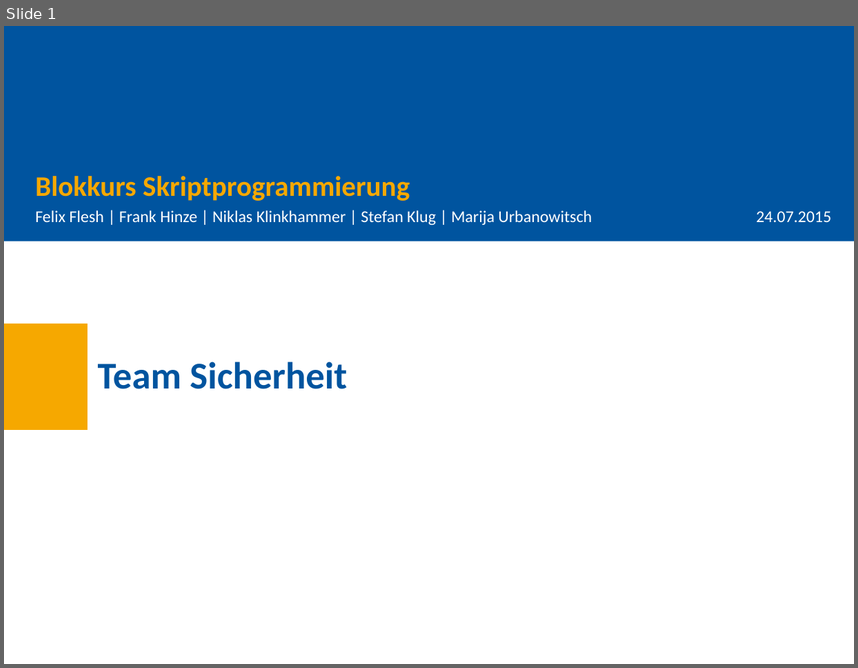
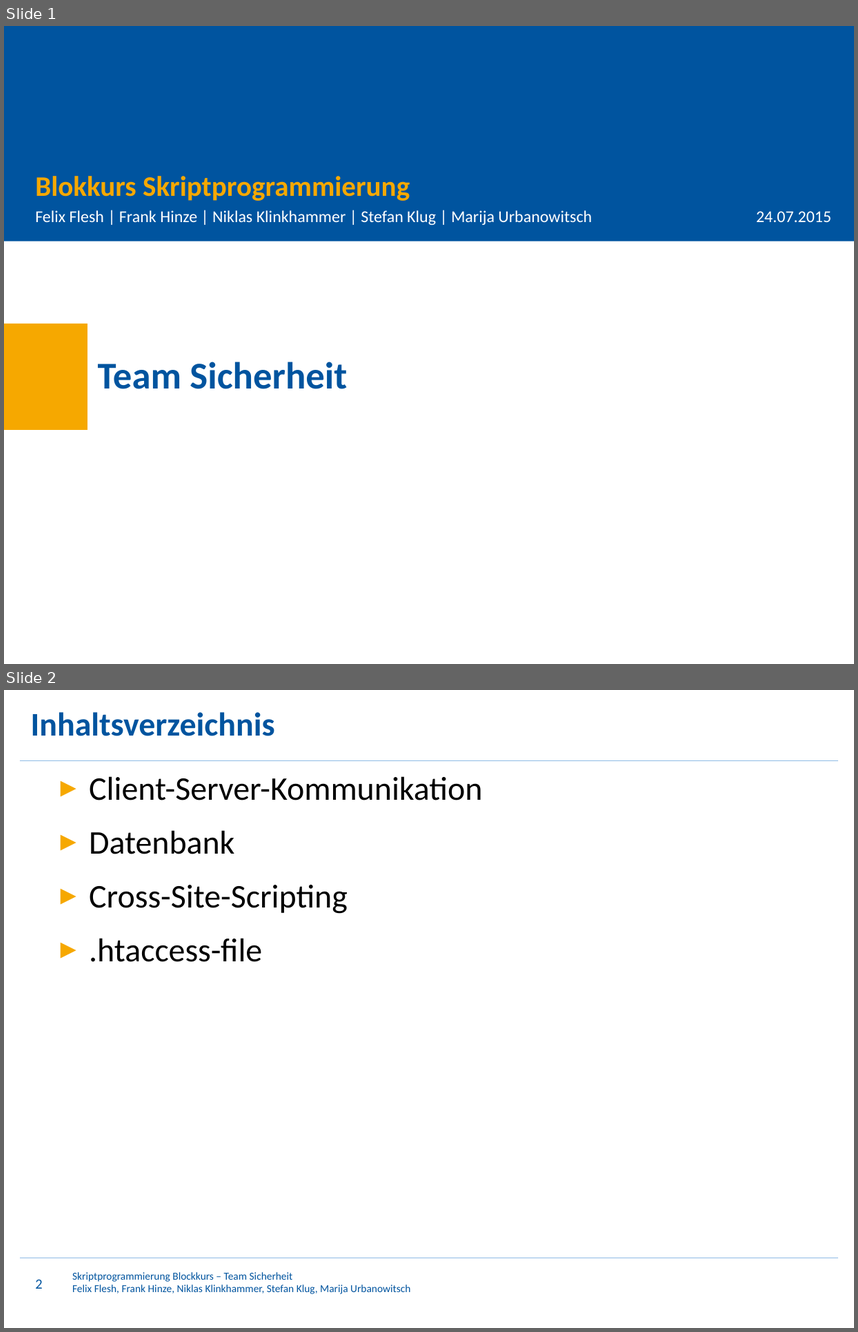
Before and after one commit to StKlug/SkriptprogrammierungBrowserspiel, a slide deck: Praesentation.pptx. Shown one above the other, each under a label of ours: slide 1 before the commit, slides 1 and 2 after it. The pictures are 858x668 and 858x1332 pixels, drawn with LibreOffice and Linux fonts; fonts in the diff are those of the drawing. Boxes give left, top, right and bottom in pixels: in the first picture for what was removed or moved away, otherwise in the second. Text is boxed around its words. In the diff, an @@ line names an element or a change of style, - is before the commit and + after.

```diff
--- a/Praesentation.pptx
+++ b/Praesentation.pptx
@@ slide 2 added at (4,690,854,1328), background #FFFFFF @@
@@ title added at (31,712,275,736), 28 pt, text #00549F, bold @@
+Inhaltsverzeichnis
@@ line added from (20, 760) to (838, 760), #8EBAE5 0.75 pt @@
@@ text added at (89,776,482,962), 28 pt, text #000000 @@
+► Client-Server-Kommunikation
+► Datenbank
+► Cross-Site-Scripting
+► .htaccess-file
@@ line added from (20, 1258) to (838, 1258), #8EBAE5 0.75 pt @@
@@ page number added at (35,1279,42,1288), 12 pt, text #00549F @@
+2
@@ text added at (72,1272,410,1294), 9 pt, text #00549F @@
+Skriptprogrammierung Blockkurs – Team Sicherheit
+Felix Flesh, Frank Hinze, Niklas Klinkhammer, Stefan Klug, Marija Urbanowitsch
```
Also in this commit, not shown: 4 other slides added, 1 slide removed, 2 other files.
